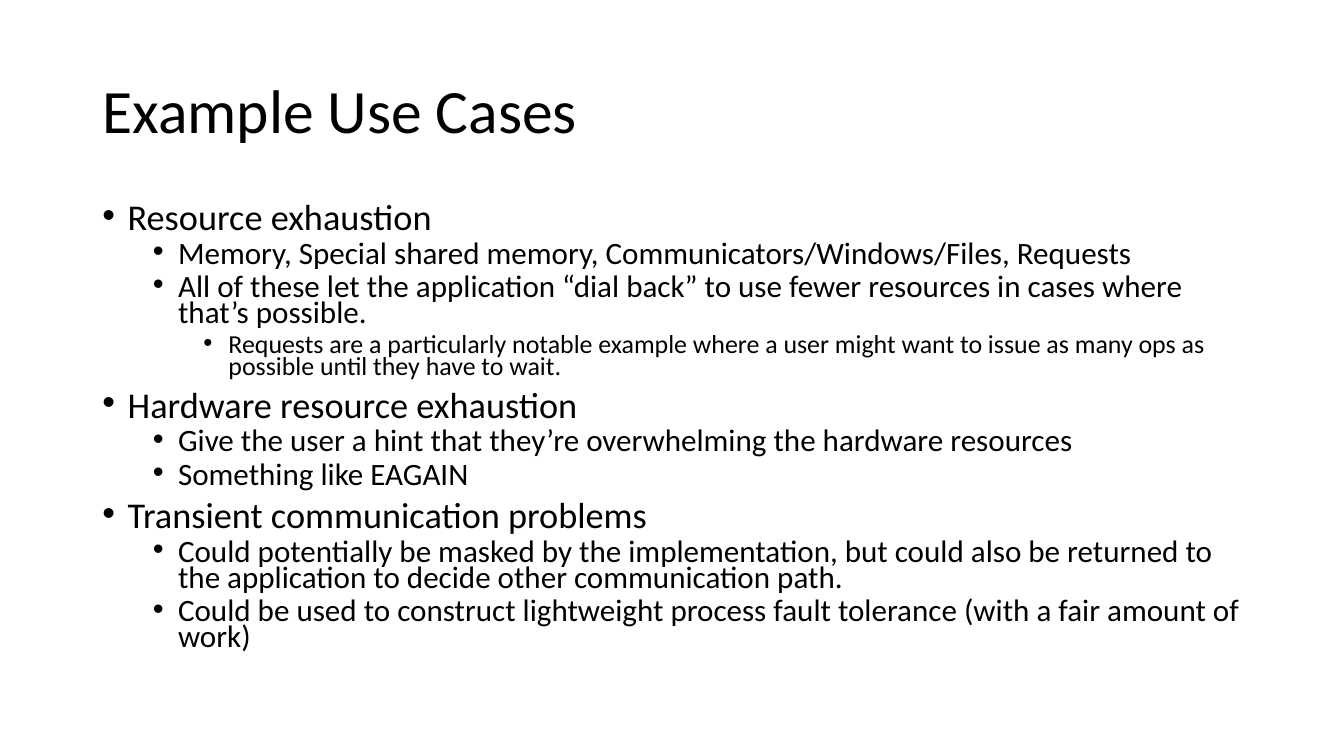
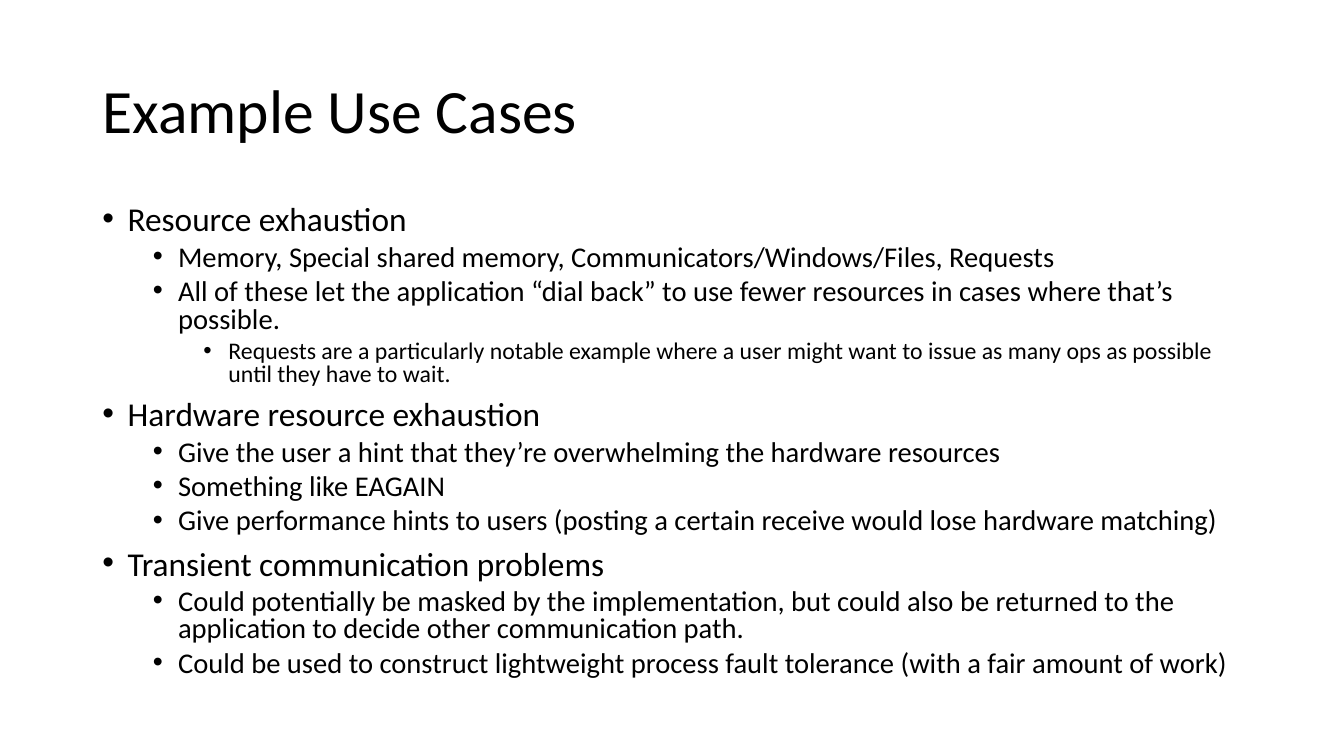
Before and after one commit to mpiwg-ft/ft-issues, a slide deck: slide 3 of slides/2017-12-05-Catastrophic-Errors.pptx. Drawn at 1344x756 pixels with LibreOffice and Linux fonts; fonts in the diff are those of the drawing. Boxes give left, top, right and bottom in pixels: in the first picture for what was removed or moved away, otherwise in the second. Text is boxed around its words. In the diff, an @@ line names an element or a change of style, - is before the commit and + after.

```diff
--- a/slides/2017-12-05-Catastrophic-Errors.pptx
+++ b/slides/2017-12-05-Catastrophic-Errors.pptx
@@ text at (128, 208, 1227, 678): size 25.9 to 23.8 pt in "Resource exhaustion", "Hardware resource exhaustion", "Transient communication problems"; size 22.2 to 20.4 pt in "Memory, Special shared memory, Communicators/Windows/Files,  ...", "All of these let the application “dial ...", "Give the user a hint that they’re ...", "Something like EAGAIN" and 2 more places; size 18.5 to 17 pt in "Requests are a particularly notable example where ..."; line spacing 0.7 to 0.8 @@
@@ text at (178, 509, 1216, 535): paragraph added @@
+  • Give performance hints to users (posting a certain receive would lose hardware matching)
```
Also in this commit, not shown: 1 other slide changed, 1 other file.
